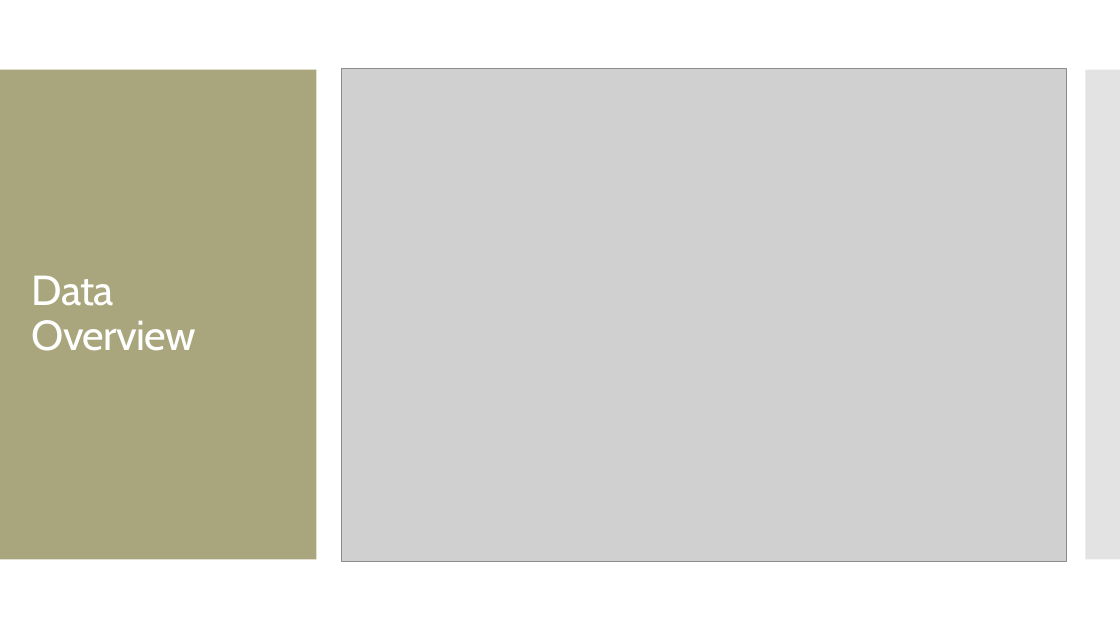
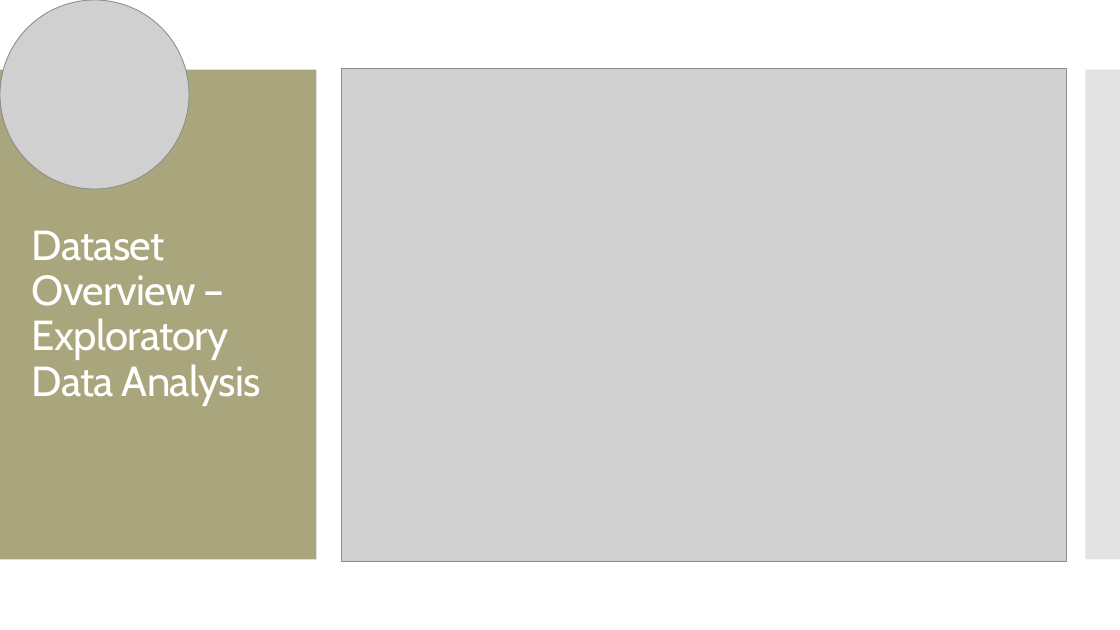
Before and after one commit to MGT-6203-Summer-2023-Edx/Team-6, a slide deck: slide 13 of Final Presentation Slides/Team_6_Final_Slides.pptx (slide 14 before the commit). Drawn at 1120x630 pixels with LibreOffice and Linux fonts; fonts in the diff are those of the drawing; grey boxes stand for pictures. Boxes give left, top, right and bottom in pixels: in the first picture for what was removed or moved away, otherwise in the second. Text is boxed around its words. In the diff, an @@ line names an element or a change of style, - is before the commit and + after.

```diff
--- a/Final Presentation Slides/Team_6_Final_Slides.pptx
+++ b/Final Presentation Slides/Team_6_Final_Slides.pptx
@@ picture added at [0,0,189,189] @@
@@ title at [32,230,261,406]: text changed @@
-Data Overview
+Dataset Overview – Exploratory Data Analysis
```
Also in this commit, not shown: 14 other slides changed, 7 slides added, 3 slides removed.
